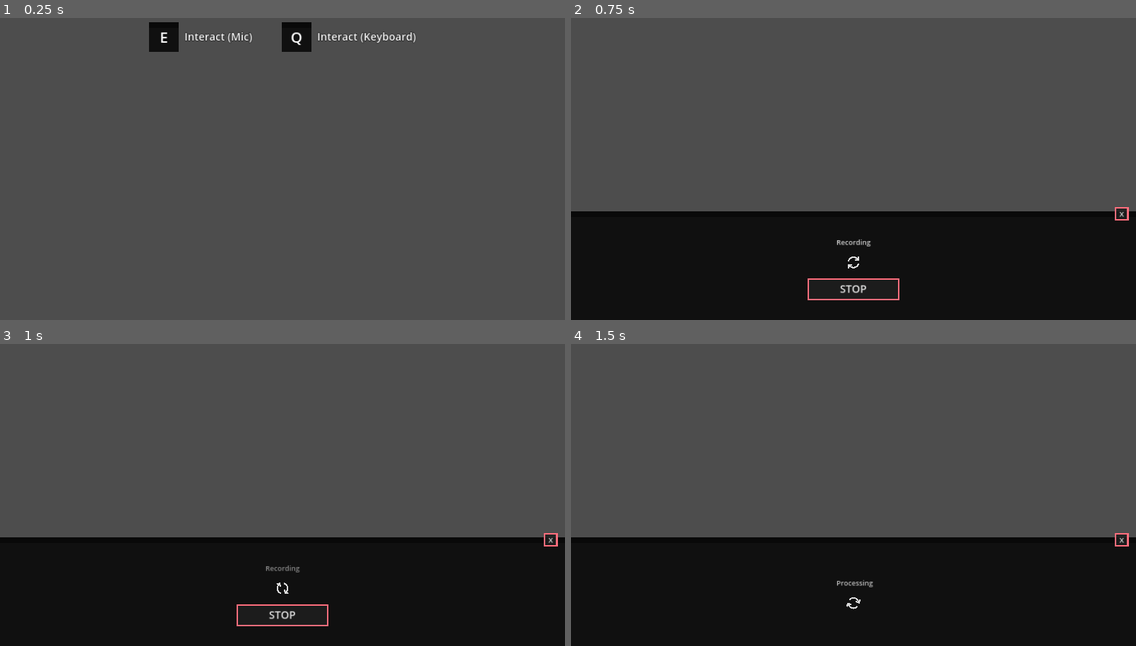
Above: before the commit, frames 1-4 (two rows, left to right).
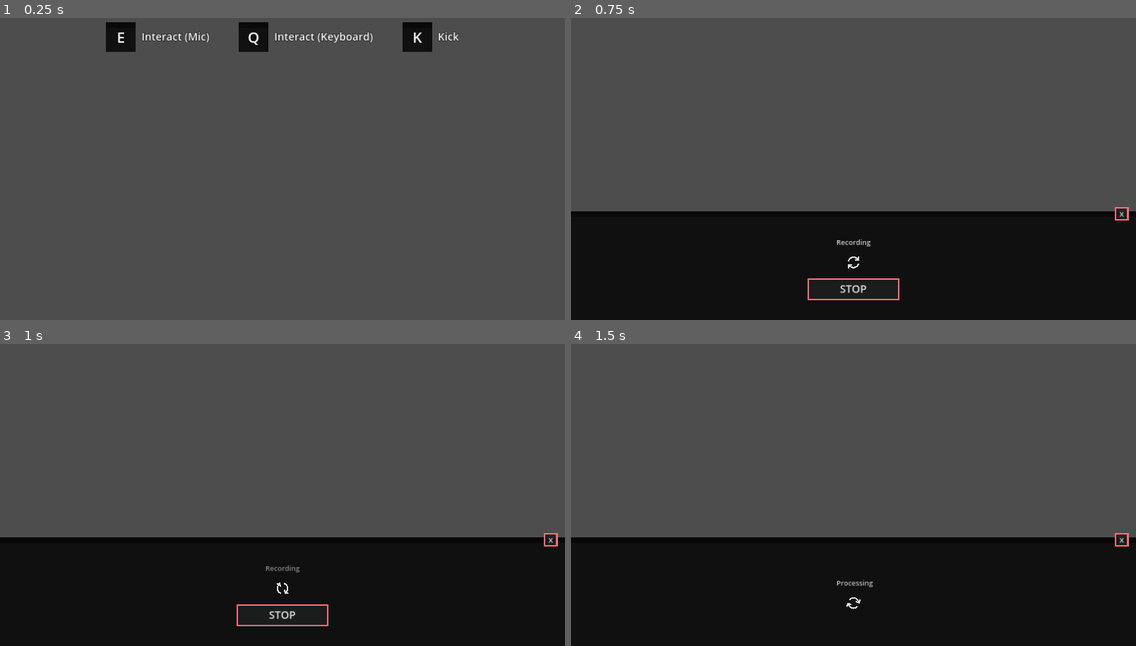
Above: after the commit, the same moments.

Repository: Skyvastern/the-aspiring-deva
Game: Godot game, scene res://main/npc/npc_interact/npc_interact.tscn
Same seed, same stepped clock (60 frames per second), same inputs: the game is played once before the commit and once after it. This scene is started directly instead of the project's main scene.
Inputs (mouse positions are in pixels of both pictures, inside the frame that each line leads up to):
- Up to frame 1 (0.25 s): no input
- Up to frame 2 (0.75 s): tap Enter at 0.5 s; move the mouse to (977, 144) at 0.52 s; hold D (right) from 0.53 s (still down); tap E (interact) at 0.6 s
- Up to frame 3 (1 s): keep holding D (right); tap Space (jump) at 0.77 s; tap K (kick, bound only after the commit) at 0.8 s
- Up to frame 4 (1.5 s): tap Space (jump) at 1.07 s; release D (right) at 1.25 s; click "STOP" at 1.25 s

The runs differ from the first frame. In frame 1, 3.1% of the frame differs, in the area x 18-82%, y 1-12%; in frame 2, nothing differs; in frame 3, nothing differs; in frame 4, nothing differs.
Error in both runs: Invalid access to property or key 'voice' on a base object of type 'Nil'. (res://main/npc/npc_speak_auto/npc_speak_auto.gd:24)

Commit message:
Display kick prompt during npc interaction in hell world

Diff:
--- a/frontend/main/npc/npc.gd
+++ b/frontend/main/npc/npc.gd
@@ -2,6 +2,7 @@
 class_name NPC
 
 var _history: Array
+var is_ready_to_jump: bool = false
 
 @export_group("Data")
 @export_multiline var instruction: String
@@ -68,7 +69,14 @@
 
 
 func go_through_hell_waypoints() -> void:
-	npc_movement.begin_travel(hell_waypoints)
+	npc_movement.begin_travel(
+		hell_waypoints,
+		func():
+			Global.enable_interactability(self)
+			is_ready_to_jump = true
+
+			Global.level.game_manager.npc_preparing_to_jump.emit()
+	)
 
 
 func get_history() -> Array:
@@ -116,7 +124,7 @@
 
 func on_player_interactable() -> void:
 	interact = interact_scene.instantiate()
-	interact.npc = self
+	interact.setup(self, is_ready_to_jump)
 	add_child(interact)
 
 
--- a/frontend/main/npc/npc_interact/npc_interact.gd
+++ b/frontend/main/npc/npc_interact/npc_interact.gd
@@ -1,9 +1,13 @@
 extends Control
 class_name NPC_Interact
 
-@export var npc: NPC
+@export_group("UI")
 @export var screens: Control
 @export var selection_ui: Control
+@export var kick_prompt: HBoxContainer
+
+@export_group("References")
+@export var npc: NPC
 @export var audio_record_scene: PackedScene
 @export var audio_record_auto_scene: PackedScene
 
@@ -14,8 +18,17 @@
 
 	if Input.is_action_just_pressed("interact"):
 		open_interaction_screen("quick")
+
 	elif Input.is_action_just_pressed("interact_detailed"):
 		open_interaction_screen("detailed")
+
+	elif kick_prompt.visible and Input.is_action_just_pressed("kick"):
+		npc_kicked()
+
+
+func setup(new_npc: NPC, is_ready_to_jump: bool) -> void:
+	npc = new_npc
+	kick_prompt.visible = is_ready_to_jump
 
 
 func open_interaction_screen(choice: String) -> void:
@@ -39,3 +52,8 @@
 func close_interaction_screen() -> void:
 	selection_ui.visible = true
 	Global.active_npc = null
+
+
+func npc_kicked() -> void:
+	Global.disable_interactability(npc)
+	print("Kicked!")
--- a/frontend/main/npc/npc_interact/npc_interact.tscn
+++ b/frontend/main/npc/npc_interact/npc_interact.tscn
@@ -5,7 +5,7 @@
 [ext_resource type="PackedScene" uid="uid://b36061vqcjy15" path="res://main/audio_record_auto/audio_record_auto.tscn" id="2_dlpq3"]
 [ext_resource type="PackedScene" uid="uid://ctgeu75p213ew" path="res://main/audio_record/audio_record.tscn" id="2_l4hwy"]
 
-[node name="NPC Interact" type="Control" node_paths=PackedStringArray("screens", "selection_ui")]
+[node name="NPC Interact" type="Control" node_paths=PackedStringArray("screens", "selection_ui", "kick_prompt")]
 layout_mode = 3
 anchors_preset = 15
 anchor_right = 1.0
@@ -17,6 +17,7 @@
 script = ExtResource("1_fwdf7")
 screens = NodePath("Screens")
 selection_ui = NodePath("Selection")
+kick_prompt = NodePath("Selection/Prompts/Kick Prompt")
 audio_record_scene = ExtResource("2_l4hwy")
 audio_record_auto_scene = ExtResource("2_dlpq3")
 
@@ -102,3 +103,30 @@
 text = "Interact (Keyboard)"
 horizontal_alignment = 1
 vertical_alignment = 1
+
+[node name="Kick Prompt" type="HBoxContainer" parent="Selection/Prompts"]
+layout_mode = 2
+theme_override_constants/separation = 20
+
+[node name="Panel" type="Panel" parent="Selection/Prompts/Kick Prompt"]
+custom_minimum_size = Vector2(100, 100)
+layout_mode = 2
+
+[node name="Label" type="Label" parent="Selection/Prompts/Kick Prompt/Panel"]
+layout_mode = 1
+anchors_preset = 15
+anchor_right = 1.0
+anchor_bottom = 1.0
+grow_horizontal = 2
+grow_vertical = 2
+theme_override_font_sizes/font_size = 50
+text = "K"
+horizontal_alignment = 1
+vertical_alignment = 1
+
+[node name="Description" type="Label" parent="Selection/Prompts/Kick Prompt"]
+layout_mode = 2
+theme_override_font_sizes/font_size = 36
+text = "Kick"
+horizontal_alignment = 1
+vertical_alignment = 1
--- a/frontend/project.godot
+++ b/frontend/project.godot
@@ -78,6 +78,11 @@
 "events": [Object(InputEventKey,"resource_local_to_scene":false,"resource_name":"","device":-1,"window_id":0,"alt_press …(182 unchanged characters)…
 ]
 }
+kick={
+"deadzone": 0.5,
+"events": [Object(InputEventKey,"resource_local_to_scene":false,"resource_name":"","device":-1,"window_id":0,"alt_pressed":false,"shift_pressed":false,"ctrl_pressed":false,"meta_pressed":false,"pressed":false,"keycode":0,"physical_keycode":75,"key_label":0,"unicode":107,"echo":false,"script":null)
+]
+}
 
 [layer_names]
 
